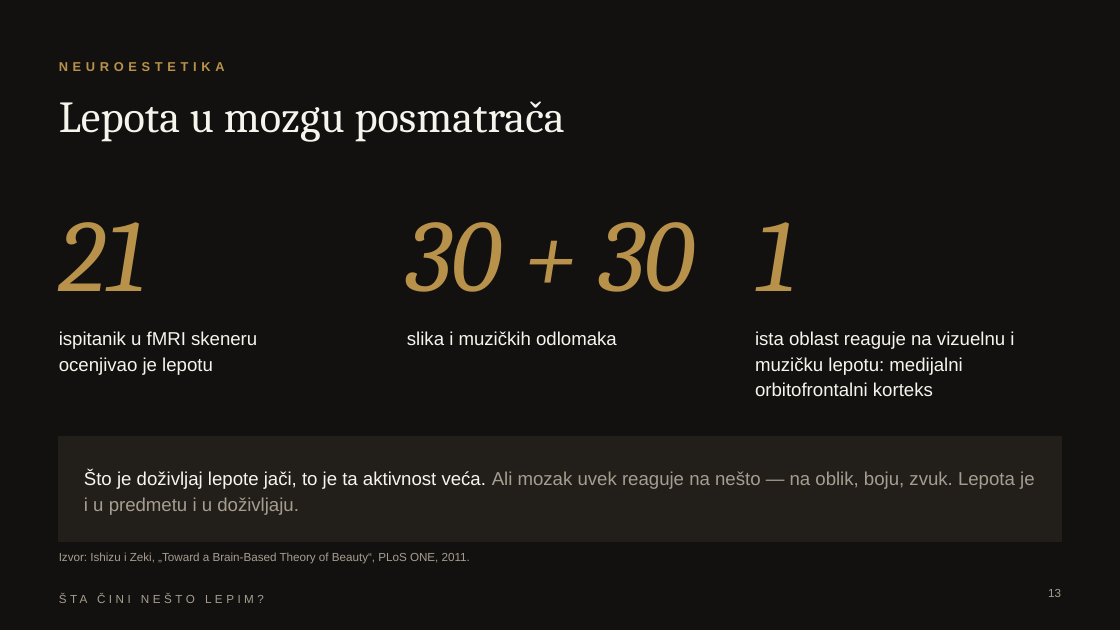
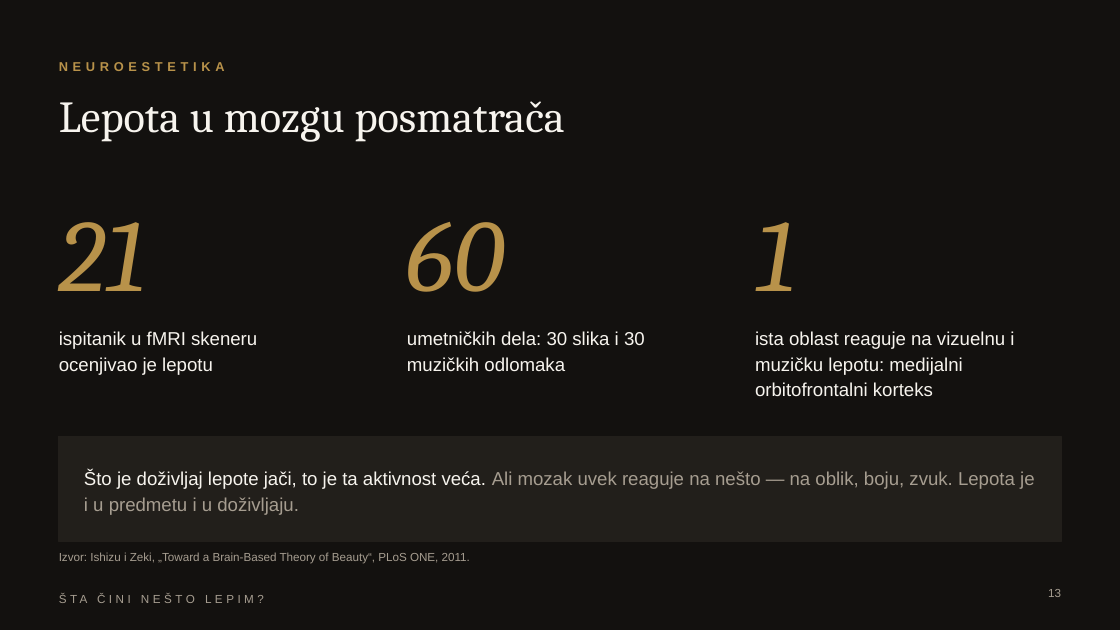
Before and after one commit to aalleekkk/presentation-test, a slide deck: slide 13 of Sta_cini_nesto_lepim.pptx. Drawn at 1120x630 pixels with LibreOffice and Linux fonts; fonts in the diff are those of the drawing. Boxes give left, top, right and bottom in pixels: in the first picture for what was removed or moved away, otherwise in the second. Text is boxed around its words. In the diff, an @@ line names an element or a change of style, - is before the commit and + after.

```diff
--- a/Sta_cini_nesto_lepim.pptx
+++ b/Sta_cini_nesto_lepim.pptx
@@ text at (407, 222, 504, 292): text changed @@
-30 + 30
+60
@@ text at (407, 331, 645, 371): text changed @@
-slika i muzičkih odlomaka
+umetničkih dela: 30 slika i 30 muzičkih odlomaka
```
Also in this commit, not shown: 12 other slides changed.
